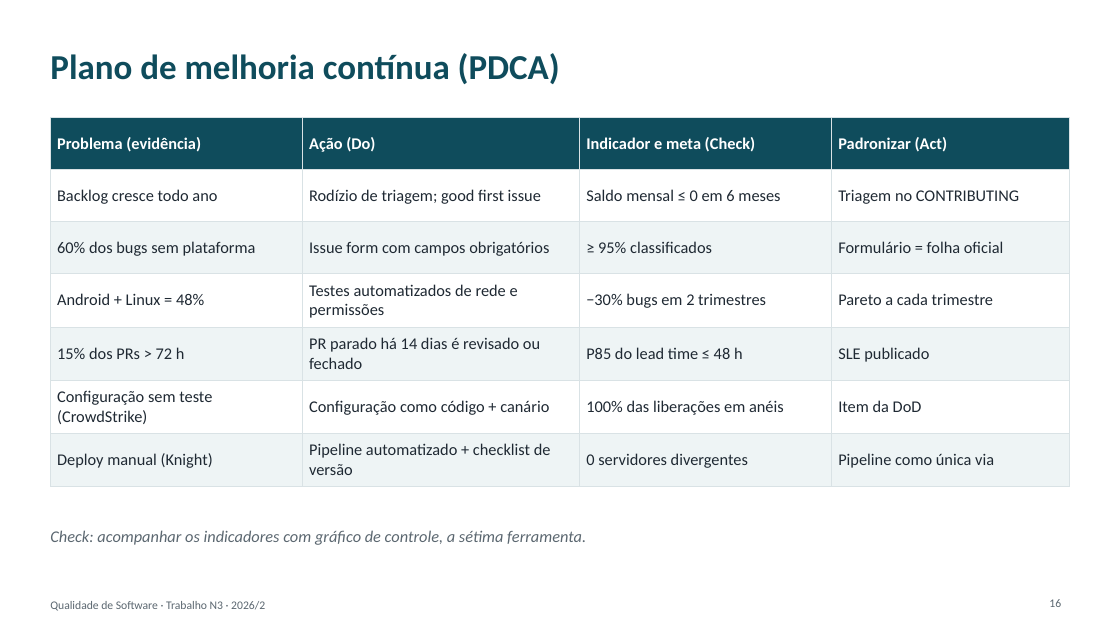
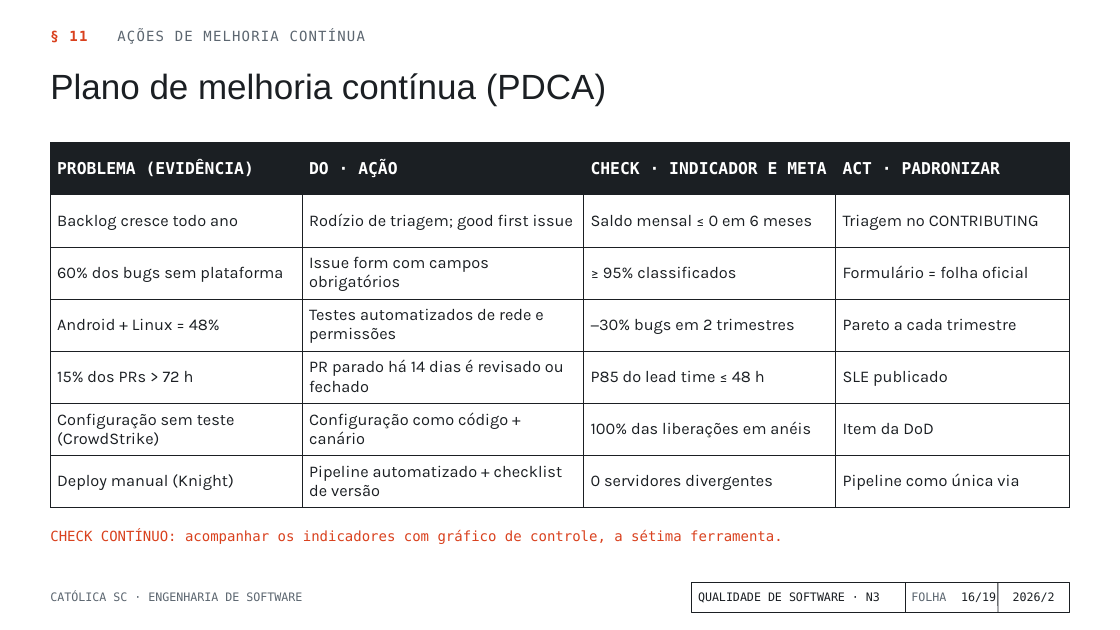
Before and after one commit to geison-melo/software-engineering, a slide deck: slide 16 of 5-semestre/qualidade-de-software/Trabalho N3/Apresentação N3 - Ferramentas da Qualidade.pptx. Drawn at 1120x630 pixels with LibreOffice and Linux fonts; fonts in the diff are those of the drawing; background and template pictures are left out. Boxes give left, top, right and bottom in pixels: in the first picture for what was removed or moved away, otherwise in the second. Text is boxed around its words. In the diff, an @@ line names an element or a change of style, - is before the commit and + after.

Commit message:
feat: novo visual da apresentação no estilo folha de inspeção de engenharia

```diff
--- a/5-semestre/qualidade-de-software/Trabalho N3/Apresentação N3 - Ferramentas da Qualidade.pptx
+++ b/5-semestre/qualidade-de-software/Trabalho N3/Apresentação N3 - Ferramentas da Qualidade.pptx
@@ title "Plano de melhoria contínua (PDCA)" moved from (x1=50, y1=53, x2=560, y2=84) to (x1=50, y1=73, x2=606, y2=106) @@
@@ title "Plano de melhoria contínua (PDCA)" at (x1=50, y1=73, x2=606, y2=106): font Calibri to Arial, text colour #0F4C5C to #1B1F23, bold off @@
@@ text added at (x1=69, y1=30, x2=365, y2=44), 12 pt, text #5C6670 @@
+§ 11 AÇÕES DE MELHORIA CONTÍNUA
@@ table at (x1=50, y1=143, x2=1070, y2=500) @@
-row 1: Problema (evidência) | Ação (Do) | Indicador e meta (Check) | Padronizar (Act)
+row 1: PROBLEMA (EVIDÊNCIA) | DO · AÇÃO | CHECK · INDICADOR E META | ACT · PADRONIZAR
@@ fill #0F4C5C to #1B1F23 in row 1 @@
@@ fill none to #FFFFFF in 12 cells @@
@@ fill #EEF4F5 to #FFFFFF in 12 cells @@
@@ font Calibri to Karla, text colour #1F2933 to #1B1F23 @@
@@ borders changed @@
@@ table resized from (x1=50, y1=118, x2=1070, y2=479) to (x1=50, y1=143, x2=1070, y2=500) @@
@@ text at (x1=50, y1=529, x2=783, y2=544): text changed; size 14 to 12 pt; font Calibri to DejaVu Sans Mono; text colour #5B6770 to #D9411E; italic off @@
-Check: acompanhar os indicadores com gráfico de controle, a sétima ferramenta.
+CHECK CONTÍNUO: acompanhar os indicadores com gráfico de controle, a sétima ferramenta.
@@ text added at (x1=50, y1=592, x2=302, y2=601), 10 pt, text #5C6670 @@
+CATÓLICA SC · ENGENHARIA DE SOFTWARE
@@ rectangle added at (x1=691, y1=582, x2=1070, y2=613), fill #FFFFFF, outline #1B1F23 0.75 pt @@
@@ text at (x1=698, y1=592, x2=880, y2=603): text changed; font Calibri to DejaVu Sans Mono; text colour #5B6770 to #1B1F23 @@
-Qualidade de Software · Trabalho N3 · 2026/2
+QUALIDADE DE SOFTWARE · N3
@@ line added from (906, 582) to (906, 613), #1B1F23 0.75 pt @@
@@ text added at (x1=911, y1=592, x2=946, y2=601), 10 pt, text #5C6670 @@
+FOLHA
@@ page number moved from (x1=1049, y1=599, x2=1061, y2=607) to (x1=961, y1=592, x2=975, y2=601) @@
@@ page number at (x1=961, y1=592, x2=975, y2=601): font Calibri to DejaVu Sans Mono, text colour #5B6770 to #1B1F23; vertical alignment top to middle @@
@@ text added at (x1=975, y1=592, x2=996, y2=602), 10 pt, text #1B1F23 @@
+/19
@@ line added from (998, 582) to (998, 613), #1B1F23 0.75 pt @@
@@ text added at (x1=1013, y1=592, x2=1055, y2=602), 10 pt, text #1B1F23 @@
+2026/2
```
Also in this commit, not shown: 18 other slides changed, 10 other files.
